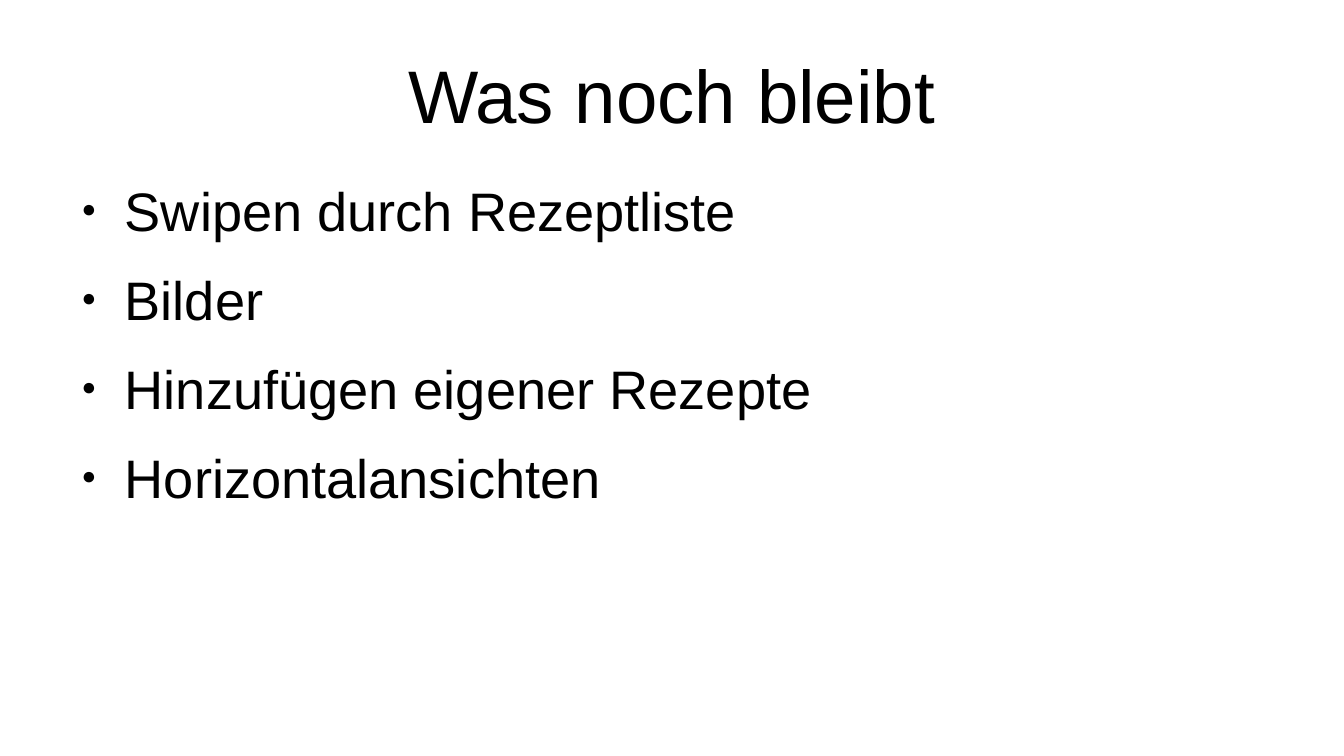
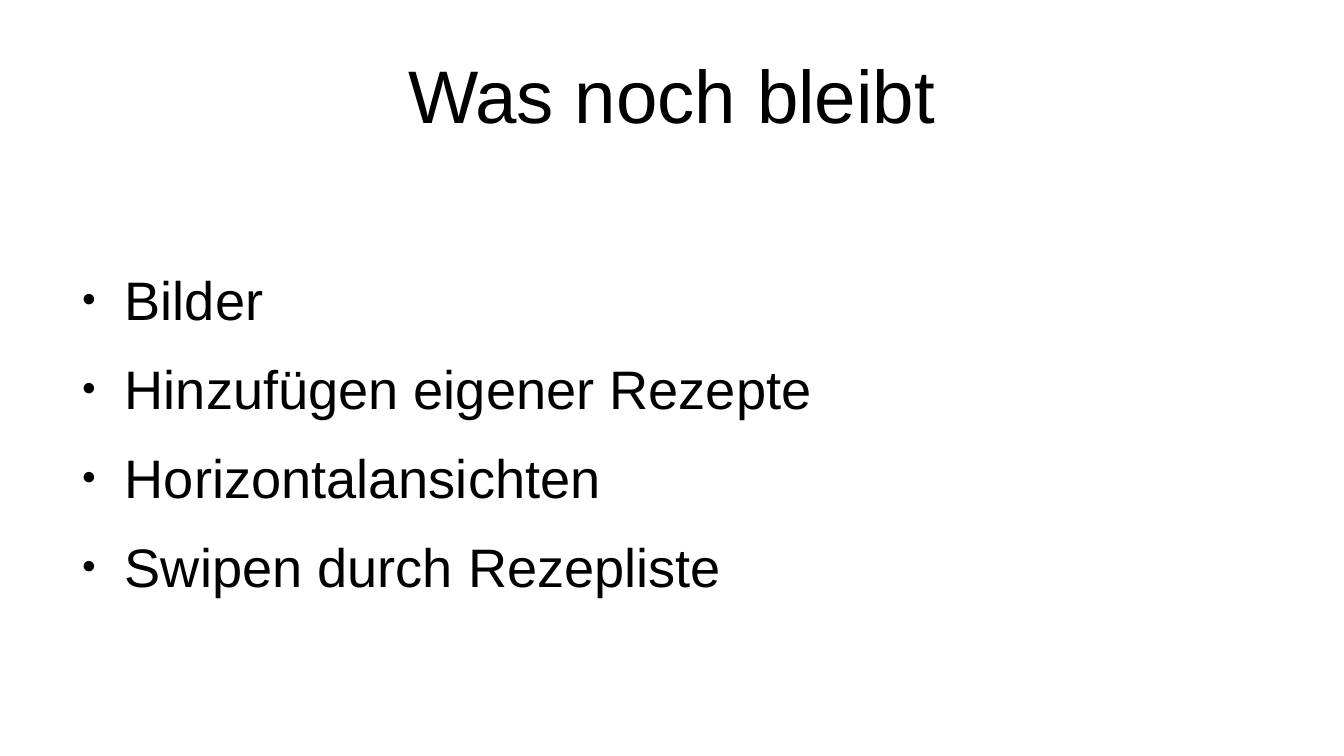
Before and after one commit to fh-erfurt/KochbuchPME, a slide deck: slide 3 of präsentation/präsentation 3.odp. Drawn at 1344x756 pixels with LibreOffice and Linux fonts; fonts in the diff are those of the drawing. Boxes give left, top, right and bottom in pixels: in the first picture for what was removed or moved away, otherwise in the second. Text is boxed around its words. In the diff, an @@ line names an element or a change of style, - is before the commit and + after.

```diff
--- a/präsentation/präsentation 3.odp
+++ b/präsentation/präsentation 3.odp
@@ text at <box>125,191,736,240</box>: paragraph removed @@
-● Swipen durch Rezeptliste
@@ text at <box>125,547,721,596</box>: paragraph added @@
+● Swipen durch Rezepliste
```
Also in this commit, not shown: 1 slide added.
